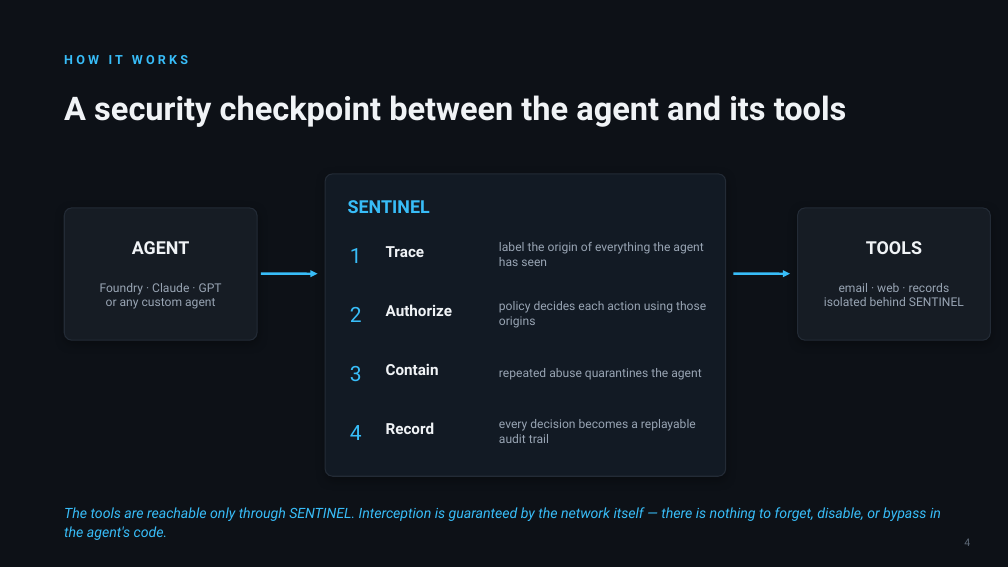
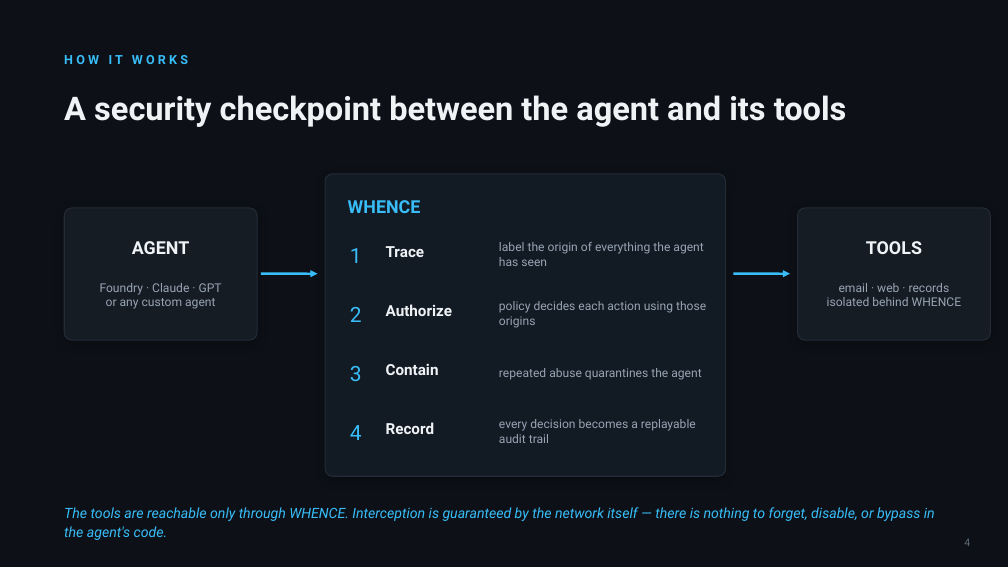
Before and after one commit to Harshith029/Sentinel, a slide deck: slide 4 of deck/Whence_pitch.pptx. Drawn at 1008x567 pixels with LibreOffice and Linux fonts; fonts in the diff are those of the drawing. Boxes give left, top, right and bottom in pixels: in the first picture for what was removed or moved away, otherwise in the second. Text is boxed around its words. In the diff, an @@ line names an element or a change of style, - is before the commit and + after.

```diff
--- a/deck/Whence_pitch.pptx
+++ b/deck/Whence_pitch.pptx
@@ text at (x1=348, y1=200, x2=421, y2=213): text changed @@
-SENTINEL
+WHENCE
@@ text at (x1=827, y1=297, x2=962, y2=306): text changed @@
-isolated behind SENTINEL
+isolated behind WHENCE
@@ text at (x1=64, y1=507, x2=935, y2=540): text changed @@
-The tools are reachable only through SENTINEL. Interception is guaranteed by the network itself — there is nothing to forget, disable, or bypass in the agent's code.
+The tools are reachable only through WHENCE. Interception is guaranteed by the network itself — there is nothing to forget, disable, or bypass in the agent's code.
```
Also in this commit, not shown: 7 other slides changed, 2 other files.
